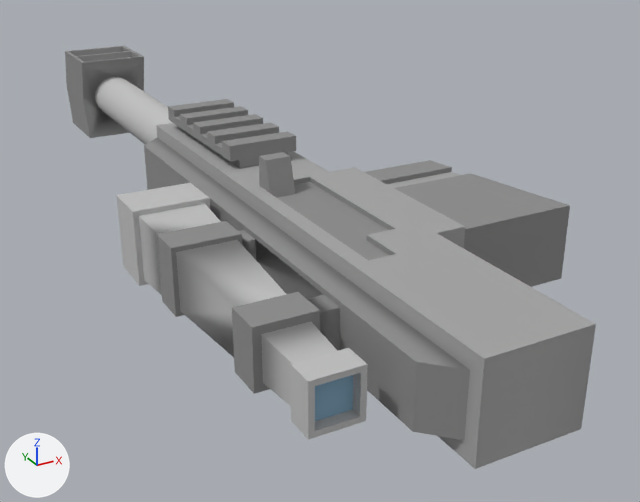
The FBX model Content/Models/Gear/GEAR_SNIPER.fbx, before and after one commit.
The view is the same before and after, from a camera (50 mm lens) standing at (-14.5, -22.2, 16.1) and looking at (3.0, 9.6, 0.2). The lights are fixed; the arrows at lower left show +X, +Y and +Z. Where no turn or scale is listed for an object, it has been applied to the vertices. Vertices at the same position are counted once.

Objects in the first picture: 'sniper'.
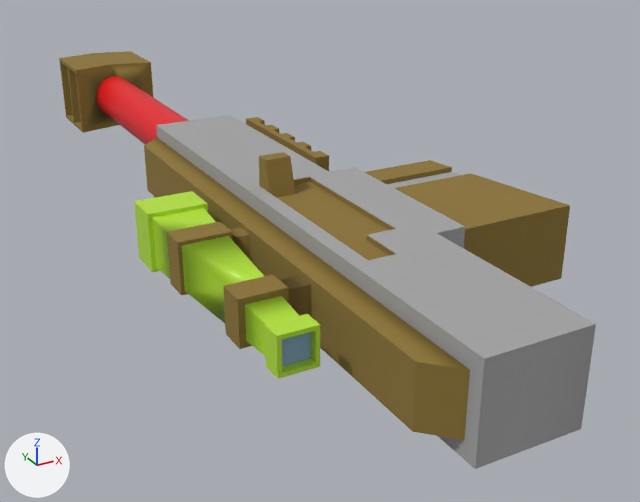
What changed in the scene script:
```text
Change mat_gray8_001:
    mat_gray8_001.base_color: (0.267, 0.267, 0.267) -> (0.267, 0.179, 0.0394)  # grey #8d8d8d -> yellow #8d7538
Add mat_barrel:
    mat_barrel = principled_material('Barrel')
    mat_barrel.base_color = (0.8, 0.0036, 0.0106)  # red #e70c1a
    mat_barrel.roughness = 0.4
Add mat_material:
    mat_material = principled_material('Material')
    mat_material.base_color = (0.478, 0.8, 0.0359)  # green #b8e735
    mat_material.roughness = 0.4
Change me_sniper:
    used by ob_sniper; location = (0.0, 0.0, 0.0)
    remove me_sniper.from_pydata(...)  # 403 vertices, 492 faces; spans x -6.3..7.5, y -7.8..33.2, z 1.3..6.3
    add me_sniper.from_pydata(...)  # 407 vertices, 488 faces; spans x -5.8..7.5, y -7.8..33.2, z 1.7..6.3
    me_sniper part 1: the loose piece of 48 vertices spanning x -1.7..1.2, y 8.3..15.2, z 4.9..6.1 is turned 90 degrees about the y axis through its middle, then moved by (2.3, 0.0, -1.9)
    me_sniper part 2: a new loose piece of 88 vertices spanning x -5.8..-2.6, y -3.1..7.7, z 2.6..4.8
    me_sniper part 3
    123 vertices are removed from x -6.3..1.6, y -5.6..32.8, z 1.3..5.7
    281 faces are deleted
    24 vertices in x -1.2..0.7, y 27.4, z 2.6..4.5 move by (0.0, 4.5, 0.0)
    8 vertices in x -0.6..0.0, y 28.7..32.5, z 2.4..4.6 move by (0.0, 0.2, 0.0)
    8 vertices in x -0.8..0.3, y 28.7..32.5, z 2.5..4.5 move by (0.0, 0.1, 0.0)
    8 vertices in x -1.3..0.7, y 28.8..32.6, z 2.9..4.1 move by (0.0, -0.1, 0.0)
    8 vertices in x -1.4..0.8, y 28.9..32.7, z 3.2..3.8 move by (0.0, -0.2, 0.0)
    1 vertex moves from x -3.0, y 4.2, z 2.6 to x -3.0, y 3.7, z 2.6
    31 vertices are added at x -3.0..1.9, y -2.0..32.8, z 1.7..5.3
    8 new vertices lie (0.0, 3.8, 0.0) away from vertices in x -2.5..1.9, y 28.4..29.0, z 1.7..5.3
    64 new faces join them, mat_gray8_001 (yellow #8d7538)
    56 new faces join them, mat_material (green #b8e735)
    23 new faces join them, mat_barrel (red #e70c1b)
    me_sniper part 4: 32 faces spanning x -1.4..0.8, y 15.9..33.2, z 2.4..4.6 switch from mat_gray5_001 (light grey #c0c0c0) to mat_barrel (red #e70c1b)
    add me_sniper.materials.append(mat_material)  # green #b8e735
```

Location of each change, (x1, y1, x2, y2) in pixels of the pictures (640 x 502 px; the box of a moved part takes in the faces that stretch with it):
'sniper', recoloured, reshaped (grey to yellow): before (65, 46, 596, 469); after (59, 51, 596, 469)
part 1 of me_sniper, moved or reshaped: before (168, 99, 296, 169); after (246, 117, 329, 171)
part 2 of me_sniper, added: after (134, 191, 320, 379)
part 3 of me_sniper, cut back: before (65, 46, 416, 440); after (59, 51, 416, 432)
part 4 of me_sniper, recoloured (grey to red): (96, 78, 173, 145) in both
